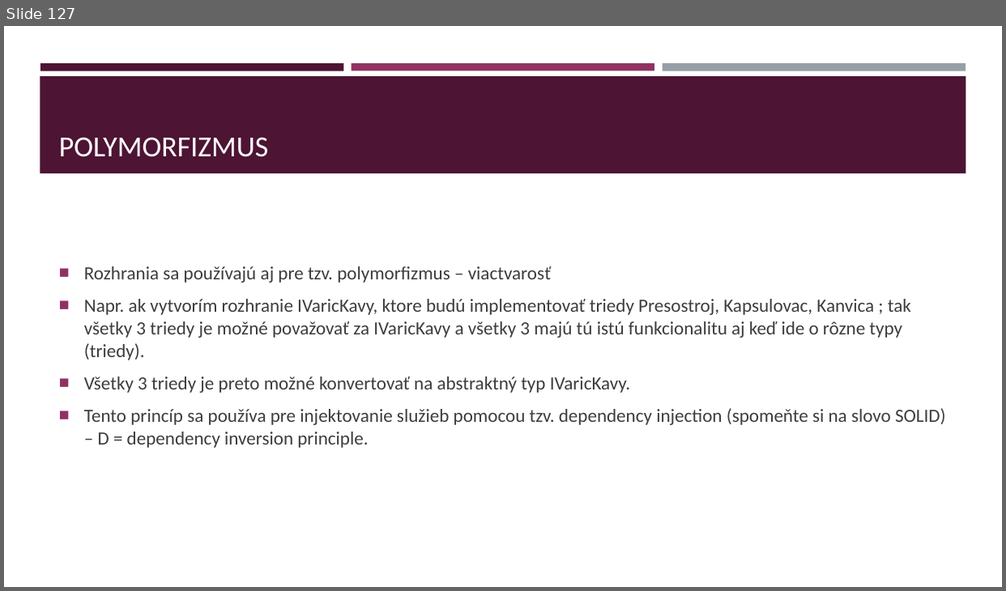
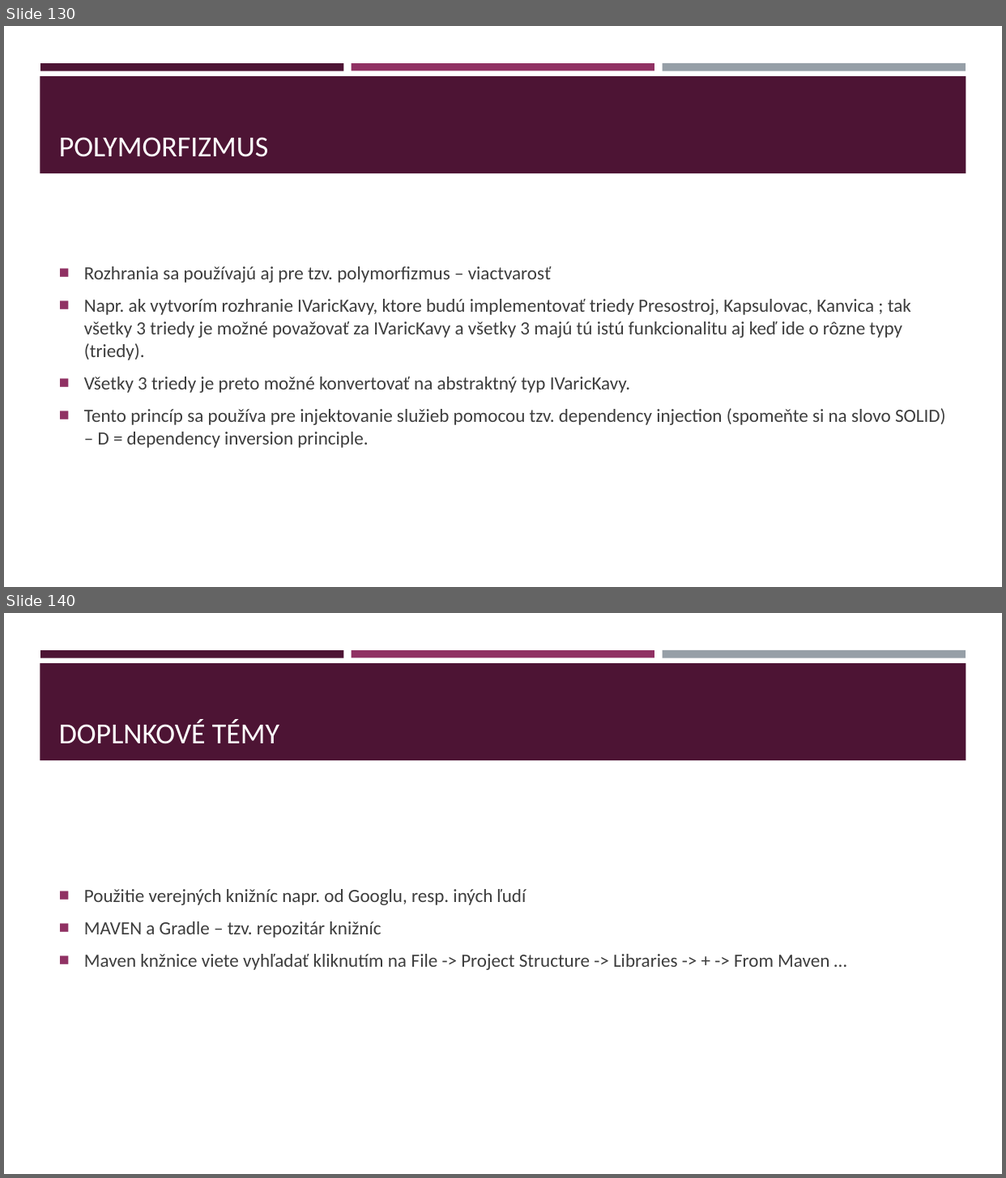
Before and after one commit to gasparv/java-class-basics, a slide deck: JavaZaklady-skolenie.pptx. Shown one above the other, each under a label of ours: slide 127 before the commit, slides 130 and 140 after it; the slides between them are not shown. The pictures are 1006x591 and 1006x1178 pixels, drawn with LibreOffice and Linux fonts; fonts in the diff are those of the drawing. Boxes give left, top, right and bottom in pixels: in the first picture for what was removed or moved away, otherwise in the second. Text is boxed around its words. In the diff, an @@ line names an element or a change of style, - is before the commit and + after.

```diff
--- a/JavaZaklady-skolenie.pptx
+++ b/JavaZaklady-skolenie.pptx
@@ slide 140 added at (4,613,1002,1174), background #FFFFFF; not listed: 4 template elements that a slide beside it also shows @@
@@ title added at (59,719,279,744), 28 pt, text #FFFFFF @@
+DOPLNKOVÉ TÉMY
@@ text added at (84,889,829,970), 18 pt, text #3D3D3D @@
+■ Použitie verejných knižníc napr. od Googlu, resp. iných ľudí
+■ MAVEN a Gradle – tzv. repozitár knižníc
+■ Maven knžnice viete vyhľadať kliknutím na File -> Project Structure -> Libraries -> + -> From Maven …
@@ what was slide 127 is now slide 130 @@
```
Also in this commit, not shown: 7 slides changed, 22 other slides added.
